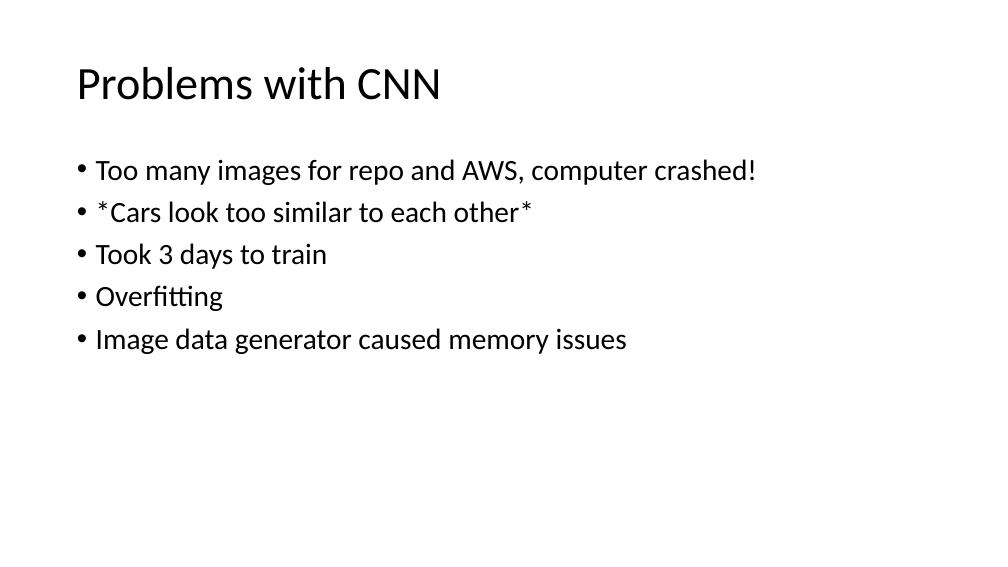
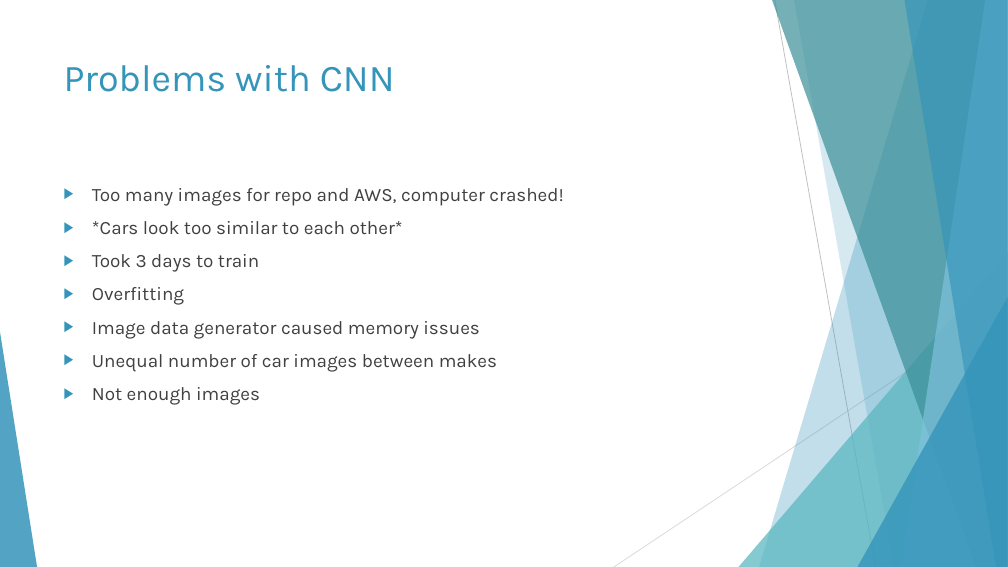
Before and after one commit to shreyasachdev/Project_4, a slide deck: slide 6 of Final Project.pptx (slide 4 before the commit). Drawn at 1008x567 pixels with LibreOffice and Linux fonts; fonts in the diff are those of the drawing. Boxes give left, top, right and bottom in pixels: in the first picture for what was removed or moved away, otherwise in the second. Text is boxed around its words. In the diff, an @@ line names an element or a change of style, - is before the commit and + after.

```diff
--- a/Final Project.pptx
+++ b/Final Project.pptx
@@ title "Problems with CNN": place and size @@
-title "Problems with CNN" at (77,67,441,100)
+title "Problems with CNN" at (64,65,395,92)
@@ title "Problems with CNN" at (64,65,395,92): size 44 to 36 pt, font Calibri to Karla, text colour #000000 to #3494BA; line spacing 0.9 to 1; vertical alignment middle to top @@
@@ text "Too many images for repo ...": place and size @@
-text "Too many images for repo ..." at (96,159,757,354)
+text "Too many images for repo ..." at (92,188,563,405)
@@ text at (92,188,563,339): size 28 to 18 pt, font Calibri to Karla, text colour #000000 to #404040 in "Too many images for repo and AWS, ...", "*Cars look too similar to each other*", "Took 3 days to train", "Overfitting" and 1 more places; bullet • to ▶; line spacing 0.9 to 1 @@
@@ group added at (0,0,1008,567): 5 freeform shapes, 3 triangles, 2 lines @@
@@ text at (92,354,497,405): paragraphs added @@
+▶ Unequal number of car images between makes
+▶ Not enough images
```
Also in this commit, not shown: 3 other slides changed, 4 slides added, 3 other files.
